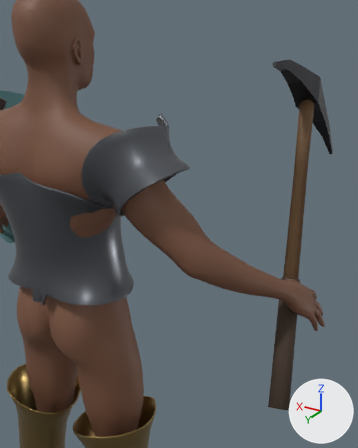
The glTF model public/models/hero.glb as it was, and as the next commit left it.
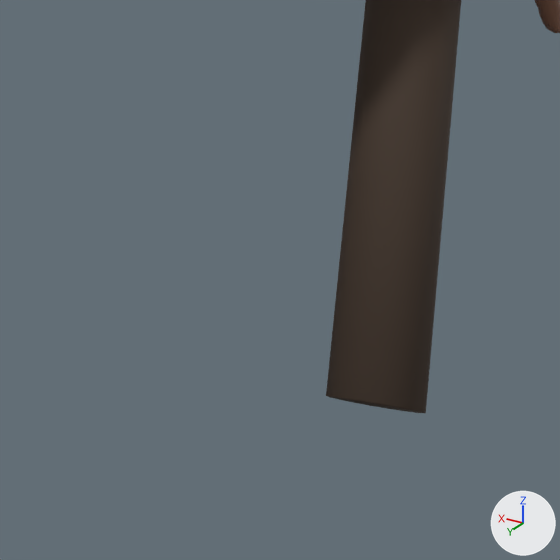
Old and new are each drawn from a camera (50 mm lens) standing at (-1.028, 0.995, 1.925) and looking at (-0.228, -0.339, 1.258) and again close up on the part from 56% to 89% of the width and 72% to 99% of the height. The lights are fixed; the arrows at lower right show +X, +Y and +Z. The last two pictures show the newer version. Vertices at exactly the same position are counted once.

Before the edit, the objects in view are built like this:
```python
me_pickaxe = bpy.data.meshes.new('Pickaxe')
me_pickaxe.from_pydata(...)  # 116 vertices, 244 faces; spans x -0.728..-0.413, y -1.034..-0.099, z 1.064..2.007
# faces by material slot: [68, 132, 44]
me_pickaxe.materials.append(mat_pickiron)  # dark grey #424448
me_pickaxe.materials.append(mat_pickhaft)  # brown #674c30
me_pickaxe.materials.append(mat_pickgrip)  # brown #403227
ob_pickaxe = bpy.data.objects.new('Pickaxe', me_pickaxe)
ob_pickaxe.location = (0.0, 0.0, -0.2319)
```
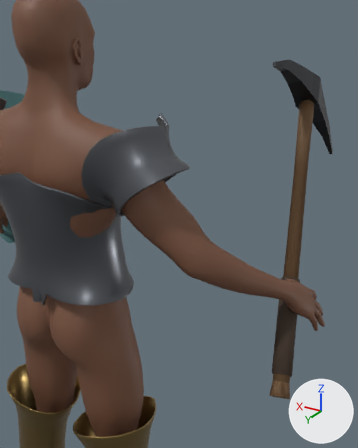
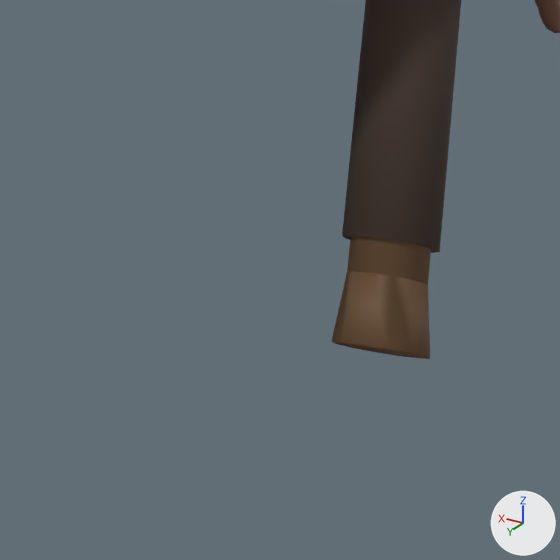
The change, as JSON lines over the scene's bpy script:
```json
{"block": "me_pickaxe", "where": "# used by ob_pickaxe; location = (0.0, 0.0, -0.2319)"}
{"op": "remove", "block": "me_pickaxe", "code": "me_pickaxe.from_pydata(...)  # 116 vertices, 244 faces; spans x -0.728..-0.413, y -1.034..-0.099, z 1.064..2.007"}
{"op": "add", "block": "me_pickaxe", "code": "me_pickaxe.from_pydata(...)  # 116 vertices, 244 faces; spans x -0.722..-0.413, y -1.034..-0.12, z 1.087..2.007"}
{"block": "me_pickaxe", "change": "me_pickaxe part 1: all 12 vertices in x -0.728..-0.67, y -0.144..-0.099, z 1.064..1.107 are moved by (0.02, -0.065, 0.068)"}
```

Where the change shows, as pixel boxes (x1, y1, x2, y2) in the close-ups (560 x 560 px; the box of a moved part takes in the faces that stretch with it):
```json
{"object": "Pickaxe", "change": "reshaped", "before": [326, 0, 461, 413], "after": [331, 0, 461, 359]}
{"part": 1, "of": "me_pickaxe", "change": "moved or reshaped", "before": [326, 234, 440, 413], "after": [342, 234, 440, 253]}
```
